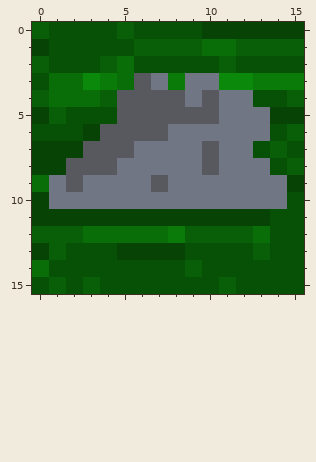
Pixel-art sprite, stored at src/main/resources/tiles/rock.png. The first picture shows the starting point.
The file is 16x16 pixels. Colours within 5 levels of each other are drawn and written as one.
After:
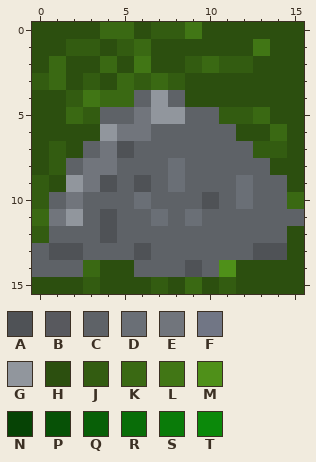
Palette (. is transparent): A #4f5256  B #58595e  C #5e6267  D #6a6f76  E #71757c  F #717685  G #91969d  H #2c4f0f  J #335c11  K #3a6913  L #417615  M #4f9019  N #064305  P #075106  Q #085f07  R #096d08  S #0a7b09  T #0b890a
Edits made:
Changed rows in their new state; - is an unchanged pixel.
first column x 0:
 0 HHHHKKHJJLHHHHHH
 1 HHJJHJKHHHHHHLHH
 2 HKHHKHLHHJKJJHHH
 3 JKHJHKJKJHHHHHHH
 4 HHJLKKCGCHHHHHHH
 5 HHKJCCEGGCCJJKHH
 6 HHHHGEECCCCCHHKH
 7 HJHCEACCCCCCCJJH
 8 HJCEECCCDCCCCCHH
 9 JHGEACACDCCCDCCH
10 JCECCCDCCCACDCCK
11 KEGCACCDCDCCCCCC
12 JCCCACCCCCCCCCCH
13 CAACCCACCCCCCAAH
14 CCCKHHCCCACMHHHH
15 HHHJHHHJHKHJHHHH
